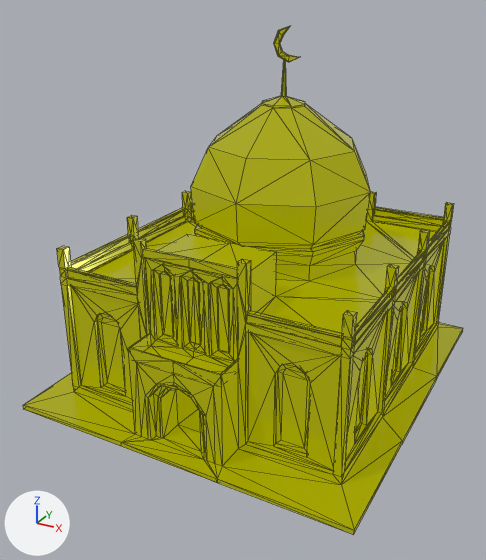
The glTF model public/models/mosque.glb: old version first, new version second.
Both versions are drawn from a 50 mm camera at (18.4, -37.6, 24.6) aimed at (-0.5, -3.2, 7.4). Every picture has the same lights, and +X, +Y and +Z are marked at lower left. Mesh edges are drawn as thin lines. Where no turn or scale is listed for an object, it has been applied to the vertices.

Before the edit, the objects in view are built like this:
```python
me_mosque = bpy.data.meshes.new('mosque')
me_mosque.from_pydata(...)  # 1004 vertices, 2005 faces; spans x -11.0..11.0, y -13.0..11.0, z 0.0..22.3
me_mosque.materials.append(mat_lowpoly_colors)
ob_mosque = bpy.data.objects.new('mosque', me_mosque)
ob_mosque.location = (0.0, 0.0, 0.0)
```
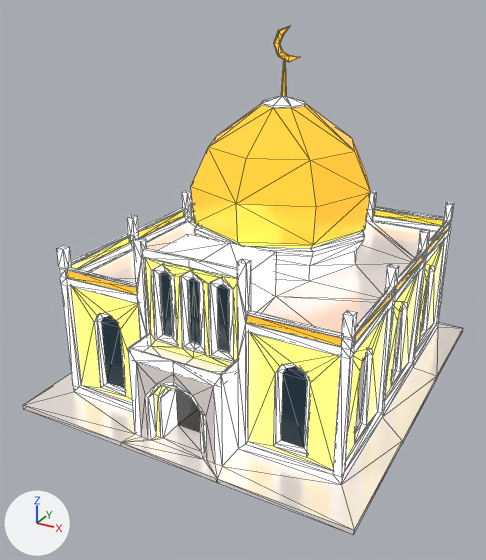
Changed parts and their boxes (x1, y1, x2, y2) in the pictures (486 x 560 px):
'mosque', recoloured: (23, 26, 463, 535) in both

The change in detail:
Picture 'base' (img_base) is new.
Material 'LOWPOLY-COLORS.001' (mat_lowpoly_colors_001) is new.
Uses the picture img_base.
me_mosque has 1004 vertices, 2005 faces and spans x -11.0..11.0, y -13.0..11.0, z 0.0..22.3.
me_mosque no longer uses material mat_lowpoly_colors.
me_mosque now uses material mat_lowpoly_colors_001.
